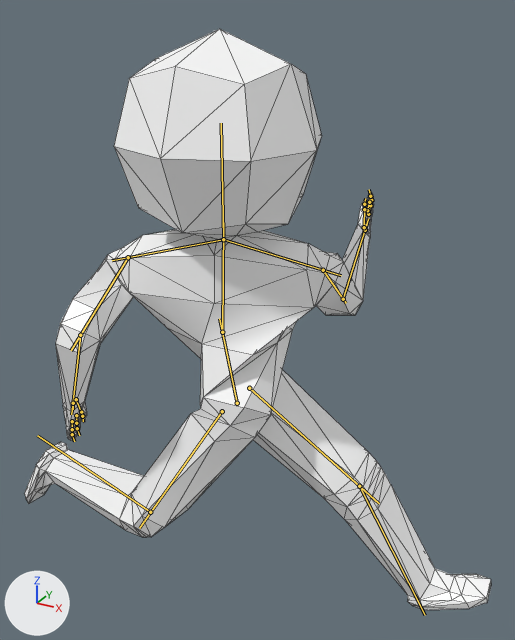
One commit to the glTF model Assets/LowPolyDud1.1.glb: the scene before it, then after it.
Before and after are seen from a 50 mm lens placed at (1.0, -1.69, 2.05), pointed at (0.02, 0.09, 1.16). The axes (+X, +Y, +Z) are drawn at lower left. The lights are the same throughout. The picture after the commit comes second. Both versions are drawn at frame 11 of the action 'RuningRight'; the numbers are the values there. The bones that change, and the others that lie on the model, are drawn over the model as lines. Mesh edges are drawn as thin lines.
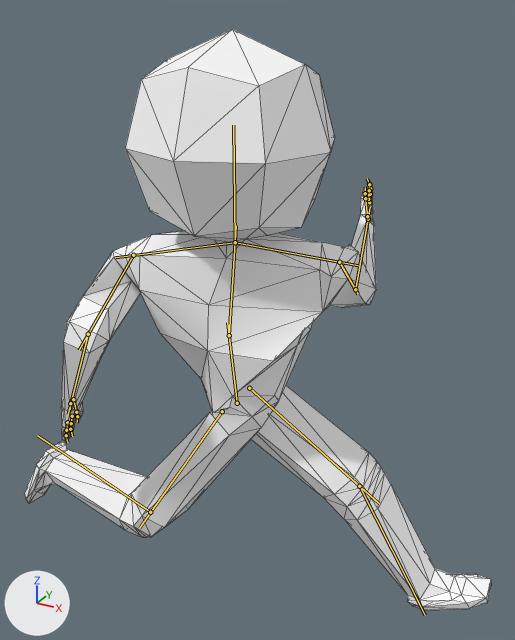
Where the change shows, as pixel boxes [x1, y1, x2, y2] in the pictures (515 x 640 px):
'Cube.001', posed: [24, 29, 491, 610] in both
bone 'LowerSpine', root to tip: before (237, 403) to (219, 318); after (237, 403) to (227, 322)
bone 'UperSpine', root to tip: before (222, 332) to (223, 222); after (229, 335) to (236, 225)
bone 'Head', root to tip: before (223, 239) to (221, 123); after (235, 242) to (233, 125)
bone 'RightShoulder', root to tip: before (223, 239) to (341, 275); after (235, 242) to (358, 265)
bone 'LeftShoulder', root to tip: before (223, 239) to (112, 260); after (235, 242) to (115, 257)

Patch to the scene script:
```diff
--- a/Assets/LowPolyDud1.1.glb.py
+++ b/Assets/LowPolyDud1.1.glb.py
@@ bone_lowerspine @@
 bone_lowerspine = bpy.data.objects['Armature'].pose.bones['LowerSpine']  # child of 'Bone.029'
-bone_lowerspine.rotation_quaternion = (0.924, 0.0, 0.377, -0.063)  # degrees (-4, 44, -9)
+bone_lowerspine.rotation_quaternion = (0.707, 0.0, 0.697, -0.117)  # degrees (-80, 80, -90)
@@ bone_uperspine @@
 bone_uperspine = bpy.data.objects['Armature'].pose.bones['UperSpine']  # child of 'LowerSpine'
-bone_uperspine.rotation_quaternion = (0.843, 0.0, 0.531, 0.082)  # degrees (11, 64, 18)
+bone_uperspine.rotation_quaternion = (1.0, 0.0, 0.0, 0.0)  # degrees (0, 0, 0)
@@ bone_head @@
 bone_head = bpy.data.objects['Armature'].pose.bones['Head']  # child of 'UperSpine'
-bone_head.rotation_quaternion = (0.985, 0.0, -0.174, 0.0)  # degrees (0, -20, 0)
+bone_head.rotation_quaternion = (1.0, 0.0, 0.0, 0.0)  # degrees (0, 0, 0)
@@ bone_rightshoulder @@
 bone_rightshoulder = bpy.data.objects['Armature'].pose.bones['RightShoulder']  # child of 'UperSpine'
-bone_rightshoulder.rotation_quaternion = (0.999, -0.043, -0.004, 0.006)  # degrees (-5, 0, 1)
+bone_rightshoulder.rotation_quaternion = (0.976, 0.033, -0.031, 0.212)  # degrees (3, -4, 24)
@@ bone_leftshoulder @@
 bone_leftshoulder = bpy.data.objects['Armature'].pose.bones['LeftShoulder']  # child of 'UperSpine'
-bone_leftshoulder.rotation_quaternion = (0.999, -0.043, 0.0, -0.006)  # degrees (-5, 0, -1)
+bone_leftshoulder.rotation_quaternion = (0.976, -0.032, -0.032, 0.212)  # degrees (-4, -3, 25)
```
